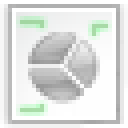
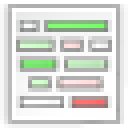
Revision of a layered 128px x 128px image; what changed, layer by layer:
added layer "words" above "Line" over [left=16, top=20, right=112, bottom=108]
renamed "Layer 11" to "Pie Labels", hid it over [left=20, top=20, right=108, bottom=112]
renamed "Layer 10" to "Pie", hid it over [left=28, top=32, right=100, bottom=104]
